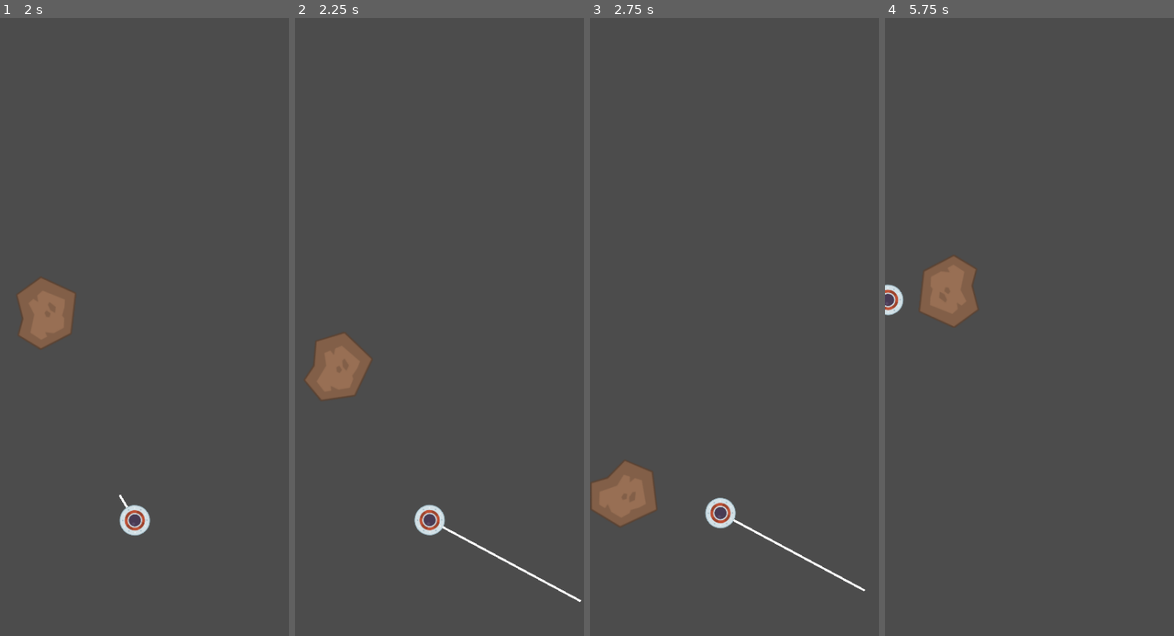
Above: before the commit, frames 1-4 (left to right).
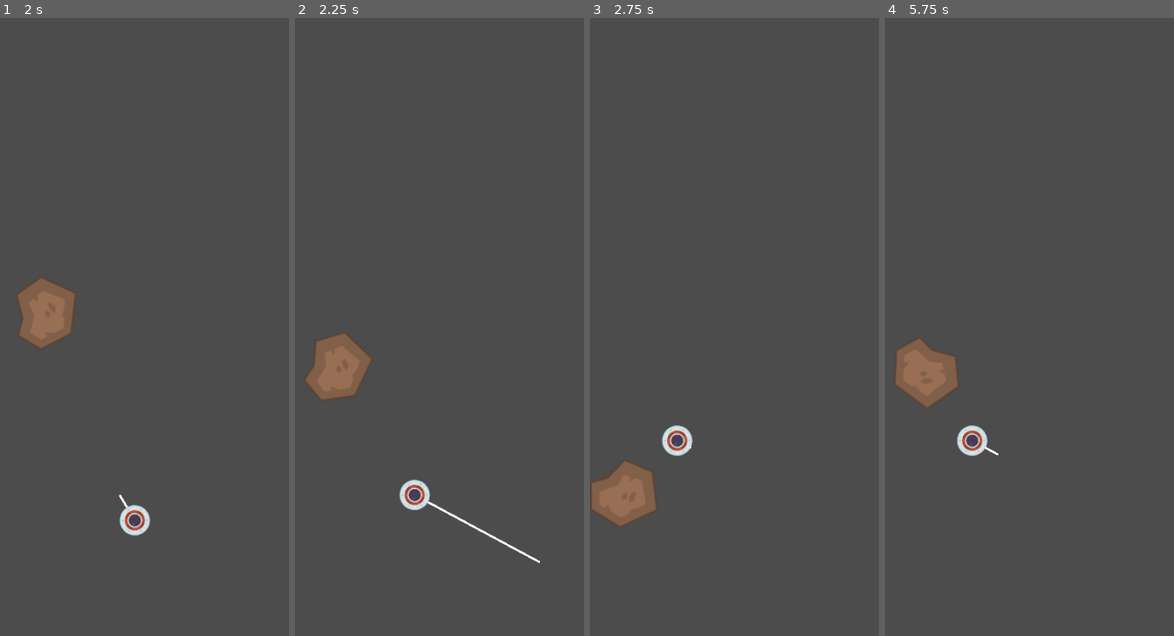
Above: after the commit, the same moments.

Repository: brendankhoury/To-the-moon-and-hack
Game: Godot game, scene res://Src/Main.tscn
The game is run twice, just before and just after one commit, with the same random seed, the same clock (stepped at 60 frames per second) and the same inputs.
Inputs:
- Up to frame 1 (2 s): tap Space (tap) at 0.6, 1.35 s
- Up to frame 2 (2.25 s): tap Space (tap) at 2.1 s
- Up to frame 3 (2.75 s): no input
- Up to frame 4 (5.75 s): tap Space (tap) every 0.75 s from 2.85 to 5.1 s

Frame 1 is identical in both runs. In frame 2, 1.2% of the frame differs, in the area x 36-100%, y 74-95%; in frame 3, 1.0%; in frame 4, 3.9%, in the area x 0-40%, y 38-71%.

Commit message:
update, kinda better

Diff:
--- a/Src/Actors/Player.gd
+++ b/Src/Actors/Player.gd
@@ -21,19 +21,6 @@
 	if grapple_collided:
 		collision_point = raycast.get_collision_point()
 
-func move_to_grapple():
-	print("Move to grapple")
-	var raycast = get_node("GrappleDetection")
-	var currentpos = raycast.global_position
-
-	grapple_length = currentpos.distance_to(collision_point)
-	grapple_dir = currentpos.direction_to(collision_point)
-	print(grapple_dir)
-	print(collision_point)
-	#move below:
-	velocity.x += grapple_dir.x
-	velocity.y += grapple_dir.y
-	velocity = move_and_slide(velocity)
 func _draw() -> void:
 	draw_line(
 		Vector2(0, 0),
@@ -66,7 +53,15 @@
 			#consider dissabling the raycast for performance purposes
 			is_grappling = false
 	elif grapple_collided:
-		move_to_grapple()
+		var raycast = get_node("GrappleDetection")
+		var currentpos = raycast.global_position
+
+		grapple_length = currentpos.distance_to(collision_point)
+		grapple_dir = currentpos.direction_to(collision_point)
+
+		position += grapple_speed * grapple_dir * delta
+		grapple_length -= grapple_speed * delta
+
 	elif grapple_length > 0.0:
 		grapple_length -= grapple_speed * delta
 		if grapple_length < 0:
@@ -75,5 +70,6 @@
 
 
 func _on_asteroid_entered(body: Node) -> void:
+	grapple_collided = false
 	print ("Asteroid collission detected. ")
 	pass # Replace with function body.
--- a/Src/Actors/Player.tscn
+++ b/Src/Actors/Player.tscn
@@ -10,7 +10,6 @@
 radius = 22.1917
 
 [node name="Player" type="KinematicBody2D"]
-collision_mask = 2
 script = ExtResource( 2 )
 
 [node name="player" type="Sprite" parent="."]
